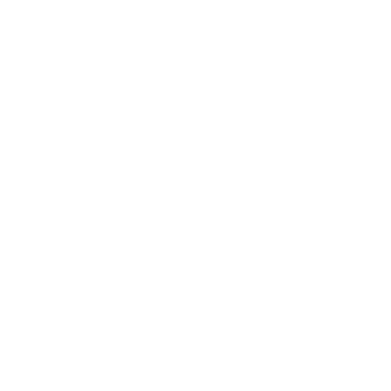
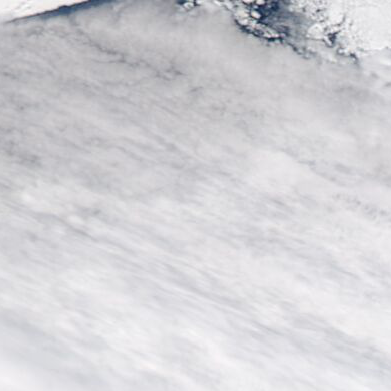
Comparing the layer stacks of the two 391×391 images. Changes:
added layer "340_hudson_bay_100km_20210518.aqua.truecolor.250m" above "Background" over (0, 0, 391, 391)
